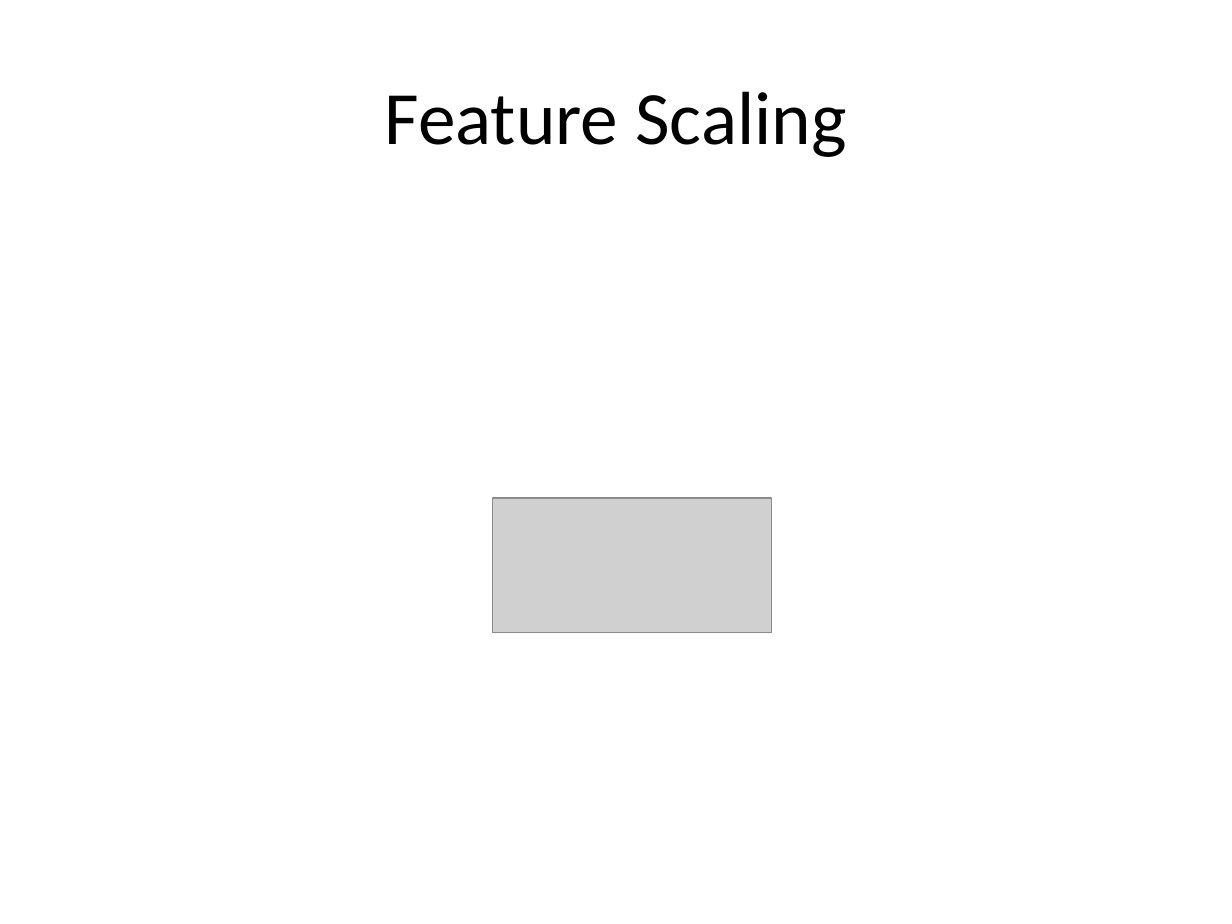
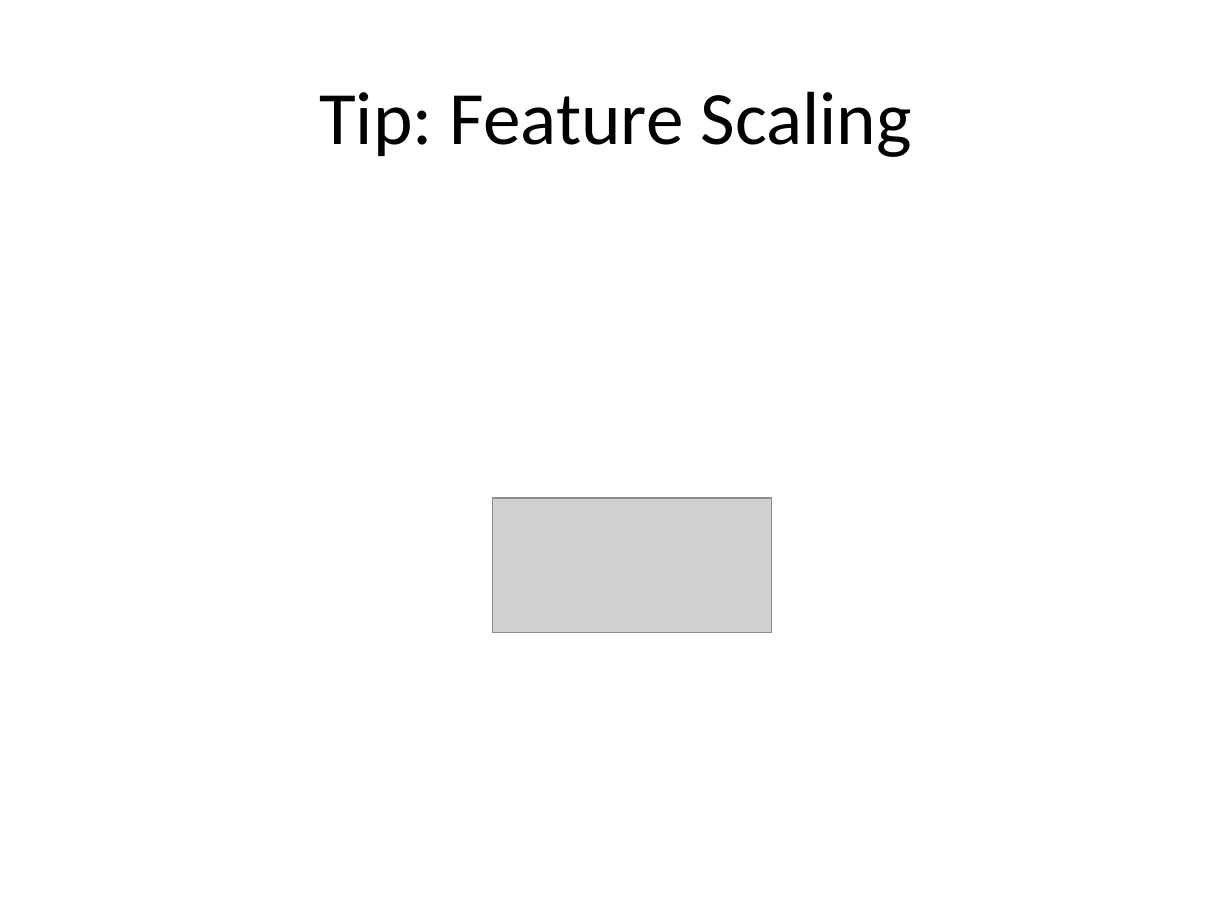
Before and after one commit to hikushalhere/KDDMeetupPresentation, a slide deck: slide 20 of LogisticRegression.pptx. Drawn at 1232x924 pixels with LibreOffice and Linux fonts; fonts in the diff are those of the drawing; grey boxes stand for pictures. Boxes give left, top, right and bottom in pixels: in the first picture for what was removed or moved away, otherwise in the second. Text is boxed around its words. In the diff, an @@ line names an element or a change of style, - is before the commit and + after.

```diff
--- a/LogisticRegression.pptx
+++ b/LogisticRegression.pptx
@@ title at <box>319,91,912,157</box>: text changed @@
-Feature Scaling
+Tip: Feature Scaling
```
Also in this commit, not shown: 4 other slides changed.
